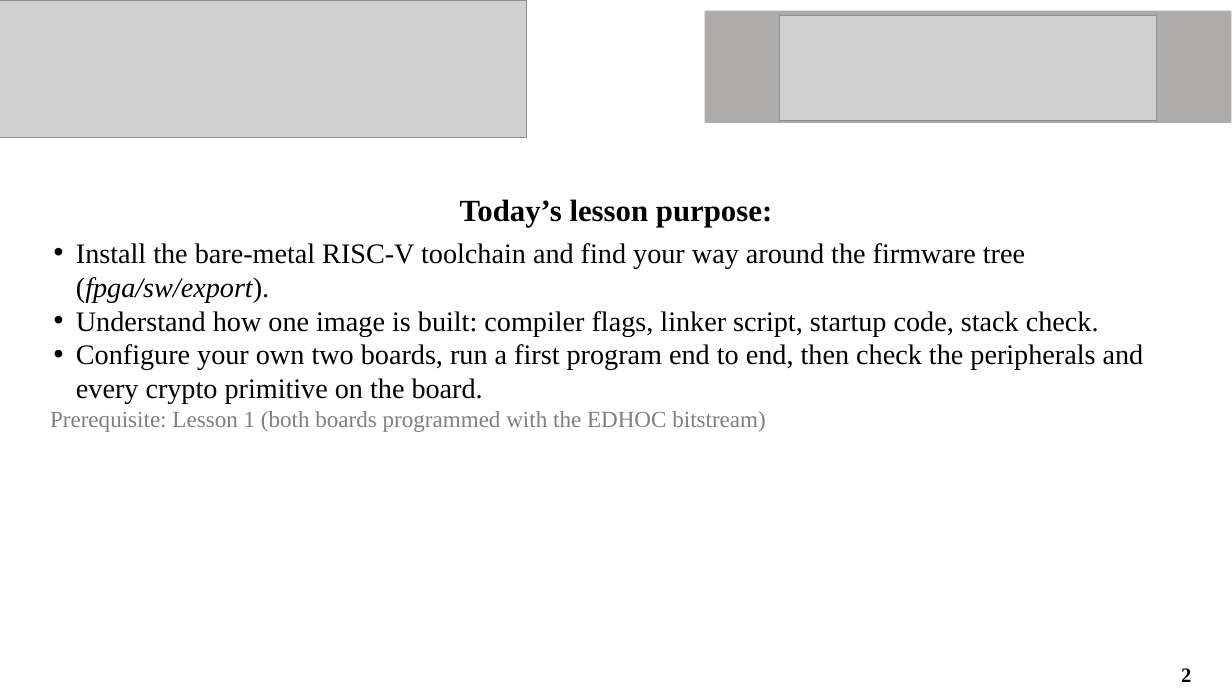
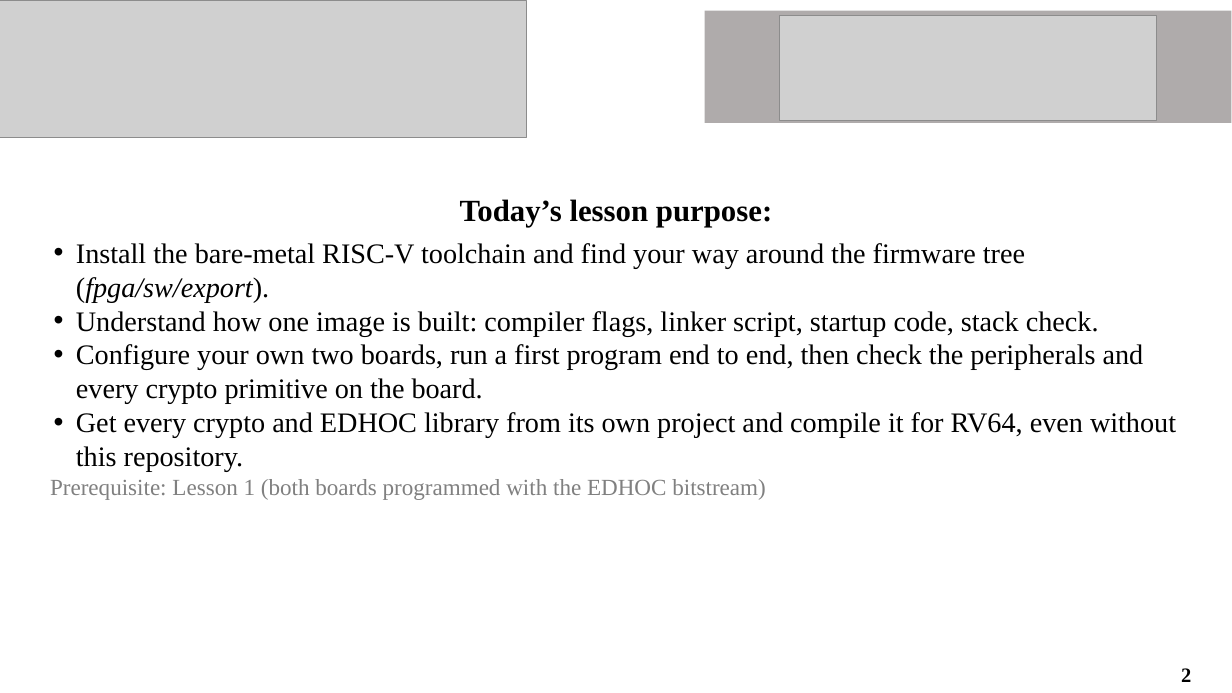
Before and after one commit to Khaiduy/chipyard-edhoc, a slide deck: slide 2 of fpga/sw/export/docs/slides/02_Software_environment_and_tests.pptx. Drawn at 1232x693 pixels with LibreOffice and Linux fonts; fonts in the diff are those of the drawing; grey boxes stand for pictures. Boxes give left, top, right and bottom in pixels: in the first picture for what was removed or moved away, otherwise in the second. Text is boxed around its words. In the diff, an @@ line names an element or a change of style, - is before the commit and + after.

```diff
--- a/fpga/sw/export/docs/slides/02_Software_environment_and_tests.pptx
+++ b/fpga/sw/export/docs/slides/02_Software_environment_and_tests.pptx
@@ text at [76,412,1176,471]: paragraph added @@
+• Get every crypto and EDHOC library from its own project and compile it for RV64, even without this repository.
```
Also in this commit, not shown: 12 other slides changed, 11 slides added, 5 other files.
